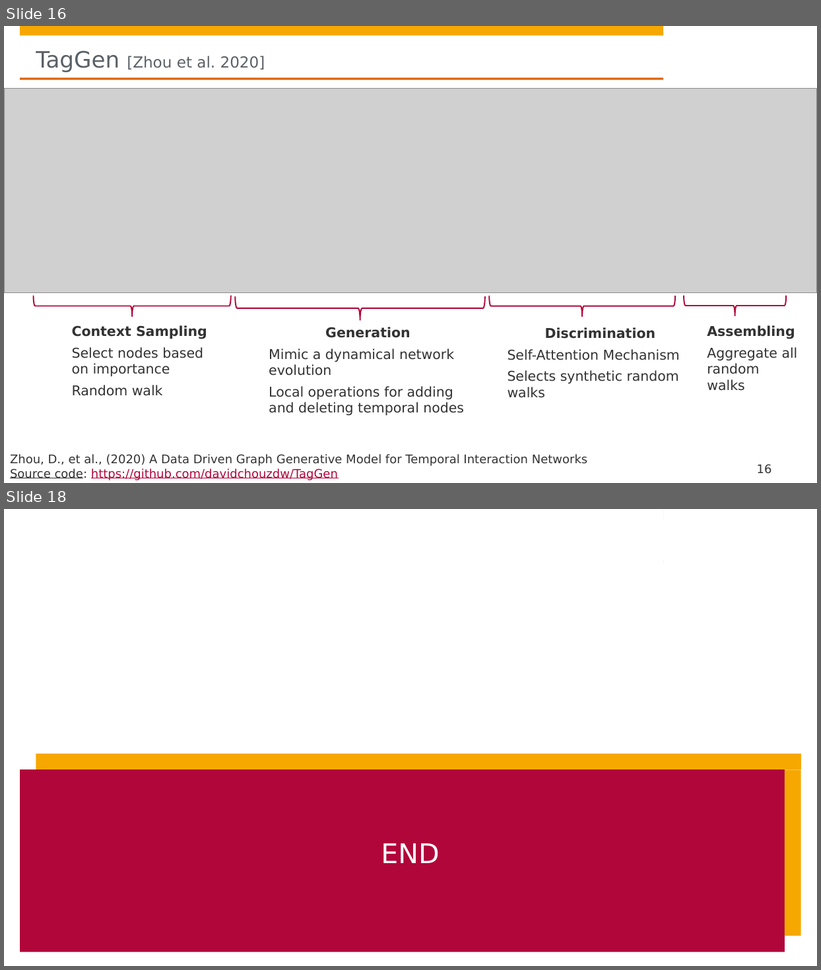
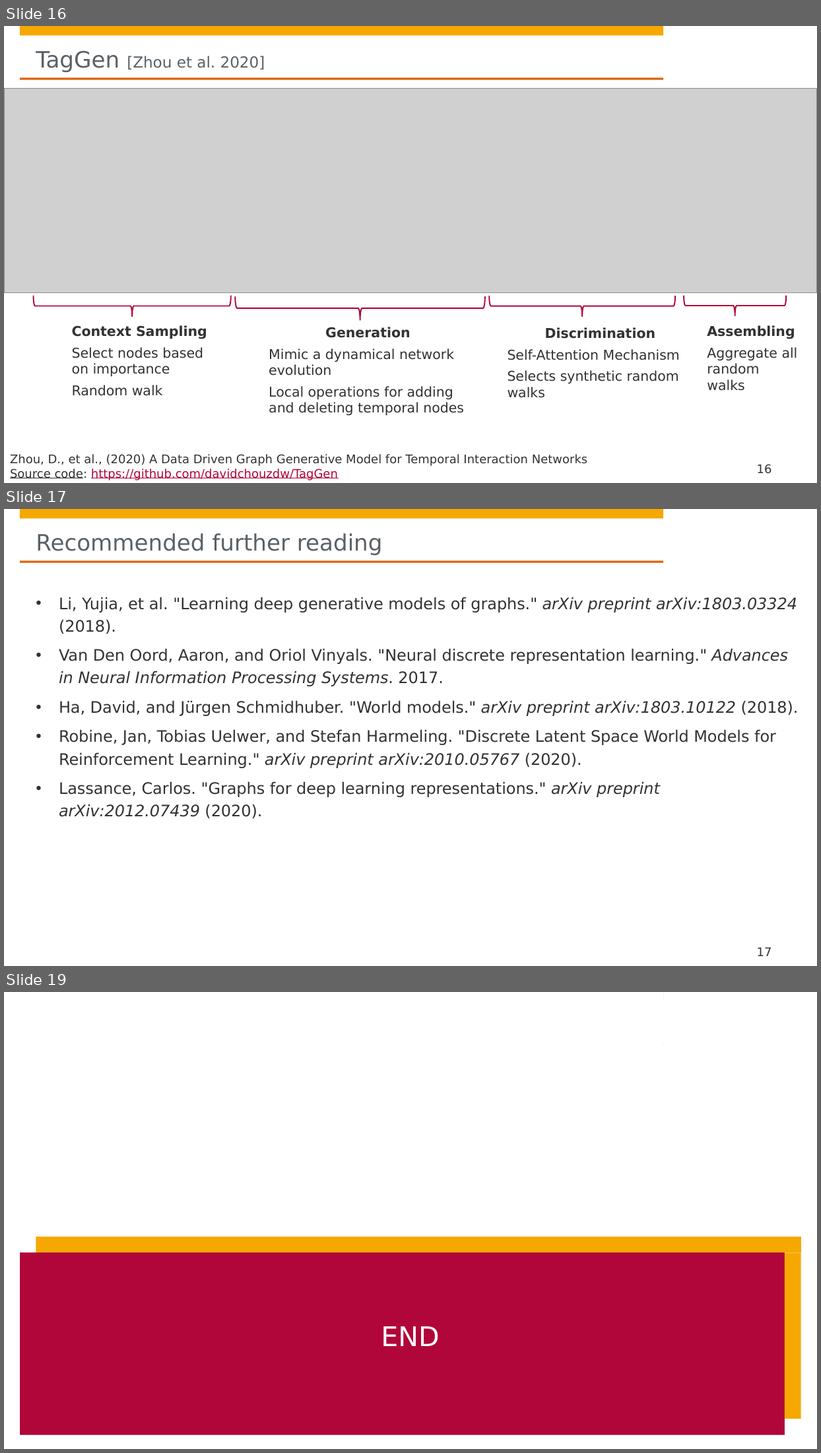
Before and after one commit to hpi-sam/GNN-Course-2020, a slide deck: 12. Deep Generative Graph Models.pptx. Shown one above the other, each under a label of ours: slides 16 and 18 before the commit, slides 16, 17 and 19 after it; the slides between them are not shown. The pictures are 821x970 and 821x1453 pixels, drawn with LibreOffice and Linux fonts; fonts in the diff are those of the drawing; grey boxes stand for pictures; background and template pictures are left out. Boxes give left, top, right and bottom in pixels: in the first picture for what was removed or moved away, otherwise in the second. Text is boxed around its words. In the diff, an @@ line names an element or a change of style, - is before the commit and + after.

```diff
--- a/12. Deep Generative Graph Models.pptx
+++ b/12. Deep Generative Graph Models.pptx
@@ slide 17 added at <box>4,509,817,966</box>, background #FFFFFF; not listed: 4 template elements that a slide beside it also shows @@
@@ title added at <box>36,533,383,555</box>, 26.7 pt, text #5A6166 @@
+Recommended further reading
@@ text added at <box>59,597,799,819</box>, 18.7 pt, text #323232 @@
+• Li, Yujia, et al. "Learning deep generative models of graphs." arXiv preprint arXiv:1803.03324 (2018).
+• Van Den Oord, Aaron, and Oriol Vinyals. "Neural discrete representation learning." Advances in Neural Information Processing Systems. 2017.
+• Ha, David, and Jürgen Schmidhuber. "World models." arXiv preprint arXiv:1803.10122 (2018).
+• Robine, Jan, Tobias Uelwer, and Stefan Harmeling. "Discrete Latent Space World Models for Reinforcement Learning." arXiv preprint arXiv:2010.05767 (2020).
+• Lassance, Carlos. "Graphs for deep learning representations." arXiv preprint arXiv:2012.07439 (2020).
@@ page number added at <box>757,948,772,956</box>, 14 pt, text #323232 @@
+17
@@ what was slide 18 is now slide 19 @@
```
Also in this commit, not shown: 3 slides changed.
